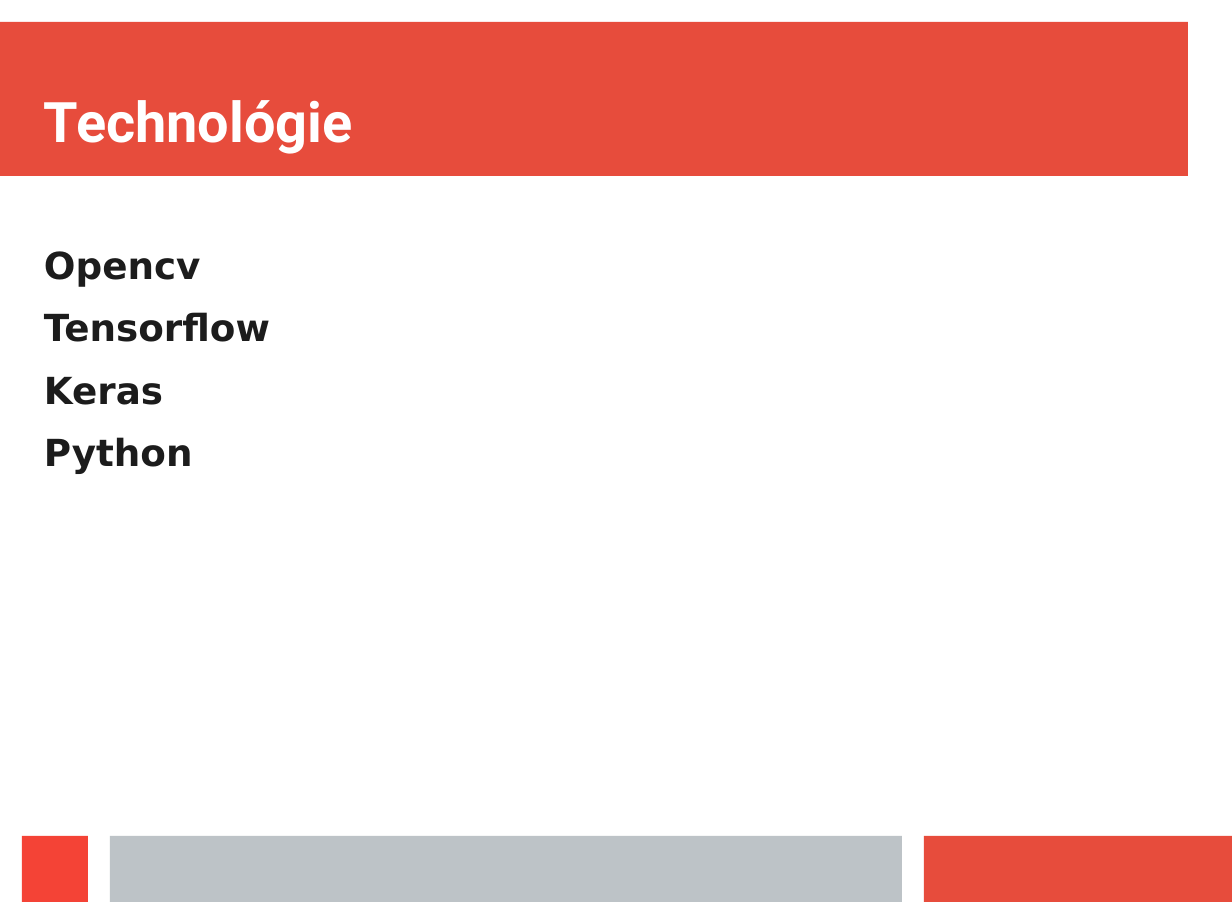
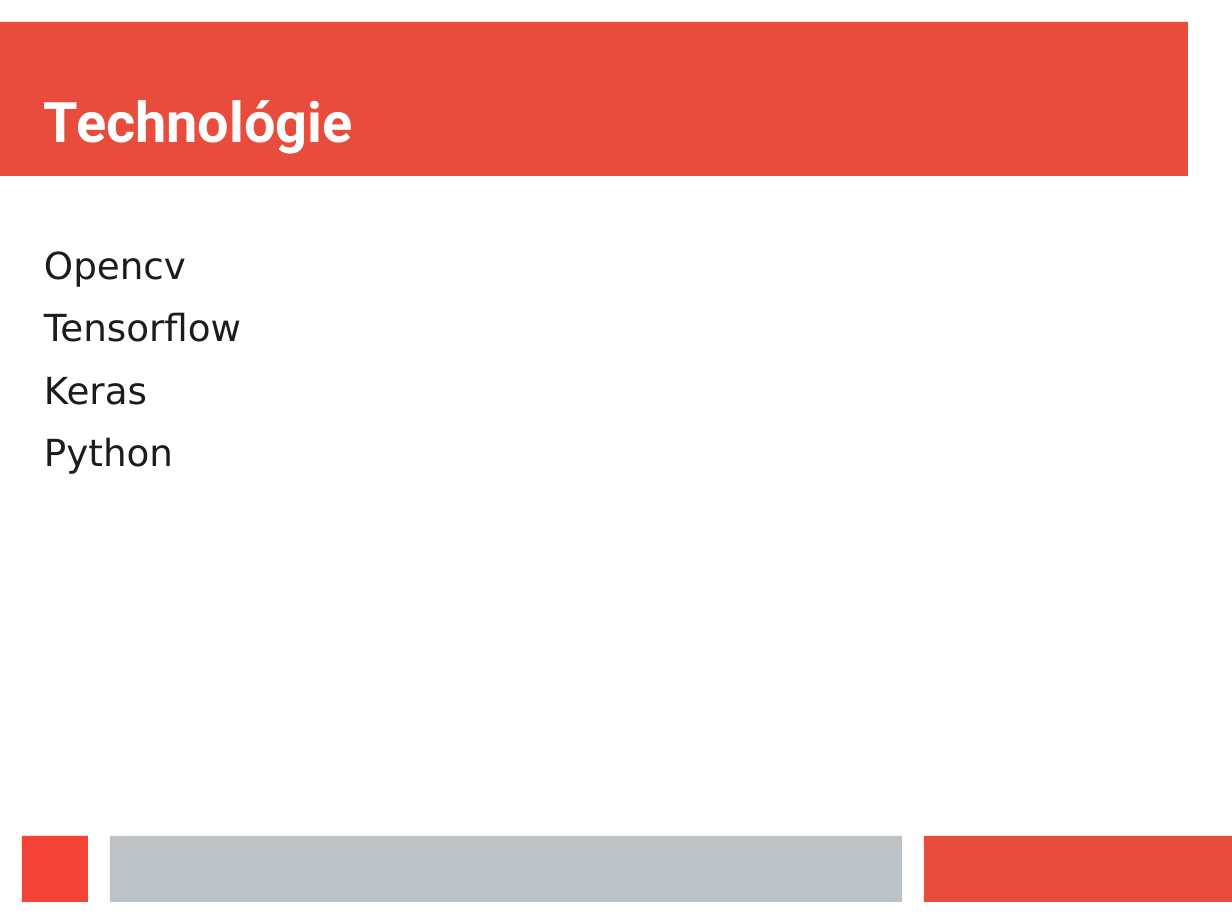
Before and after one commit to jurajmaslej/dipl, a slide deck: slide 7 of prezent.odp (slide 5 before the commit). Drawn at 1232x924 pixels with LibreOffice and Linux fonts; fonts in the diff are those of the drawing. Boxes give left, top, right and bottom in pixels: in the first picture for what was removed or moved away, otherwise in the second. Text is boxed around its words. In the diff, an @@ line names an element or a change of style, - is before the commit and + after.

```diff
--- a/prezent.odp
+++ b/prezent.odp
@@ text "Opencv" at box(44, 251, 241, 474): bold off @@
```
Also in this commit, not shown: 5 other slides changed, 2 slides added, 1 other file.
